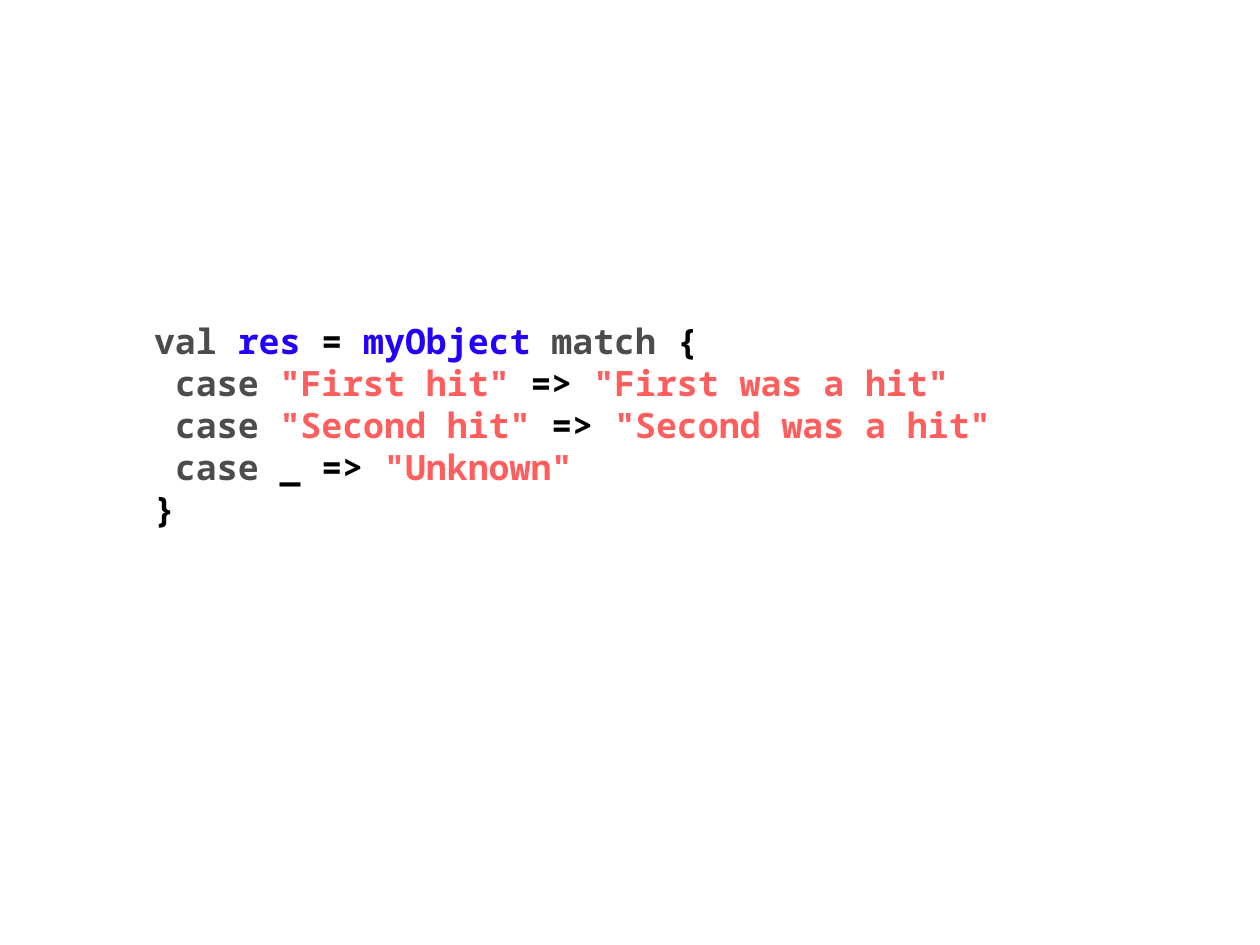
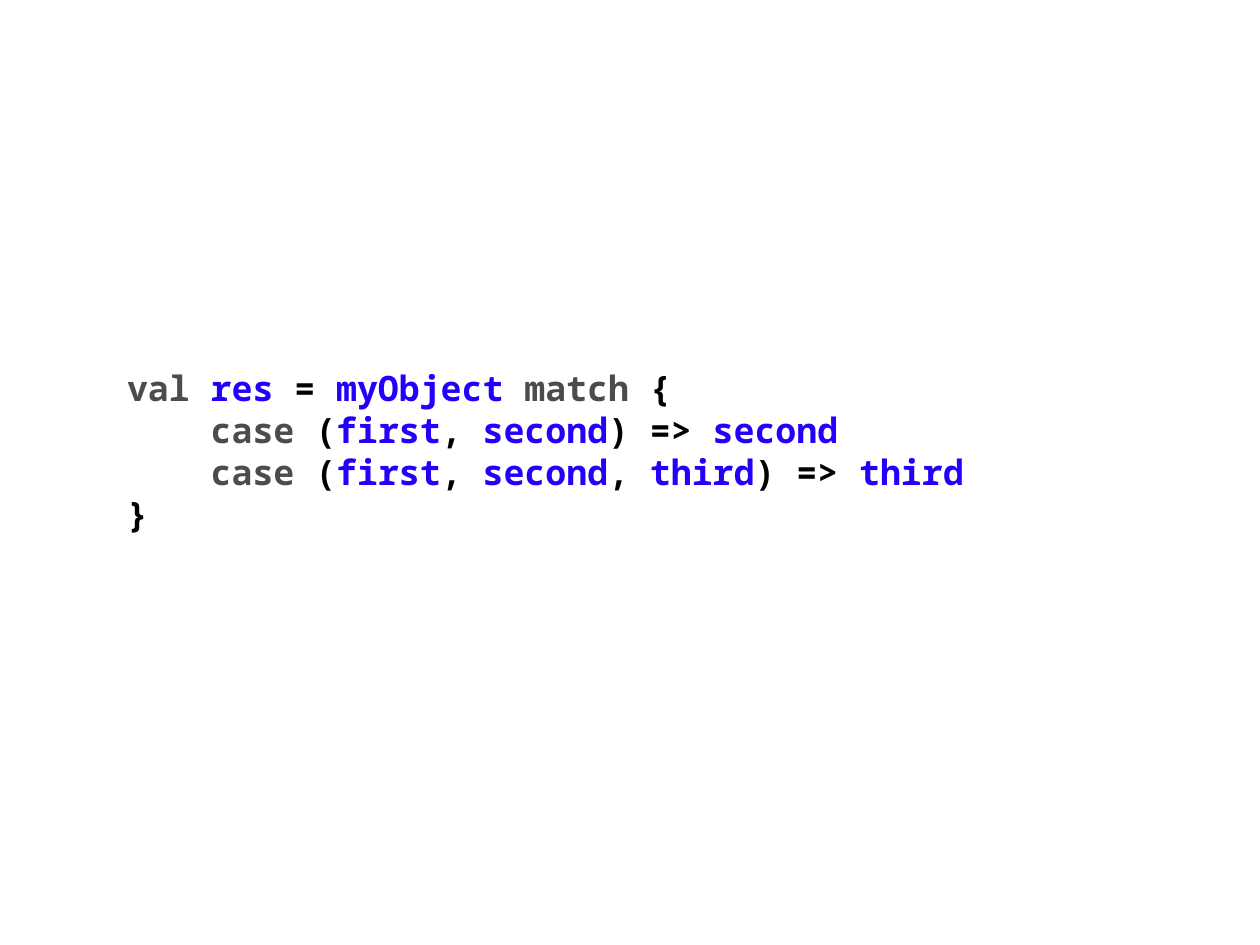
Before and after one commit to javaBin/scala-training-slides, a slide deck: slide 7 of 1.5-pattern_matching.odp. Drawn at 1260x945 pixels with LibreOffice and Linux fonts; fonts in the diff are those of the drawing; background and template pictures are left out. Boxes give left, top, right and bottom in pixels: in the first picture for what was removed or moved away, otherwise in the second. Text is boxed around its words. In the diff, an @@ line names an element or a change of style, - is before the commit and + after.

```diff
--- a/1.5-pattern_matching.odp
+++ b/1.5-pattern_matching.odp
@@ text "val res = myObject match ...": place and size @@
-text "val res = myObject match ..." at (154,327,991,481)
+text "val res = myObject match ..." at (127,374,964,491)
@@ text at (211,416,964,491): text changed; text colour #FF5E5E to #2300FB @@
-case "First hit" => "First was a hit"
-case "Second hit" => "Second was a hit"
-case _ => "Unknown"
+case (first, second) => second
+case (first, second, third) => third
```
Also in this commit, not shown: 5 other slides changed, 1 slide added, 1 slide removed.
